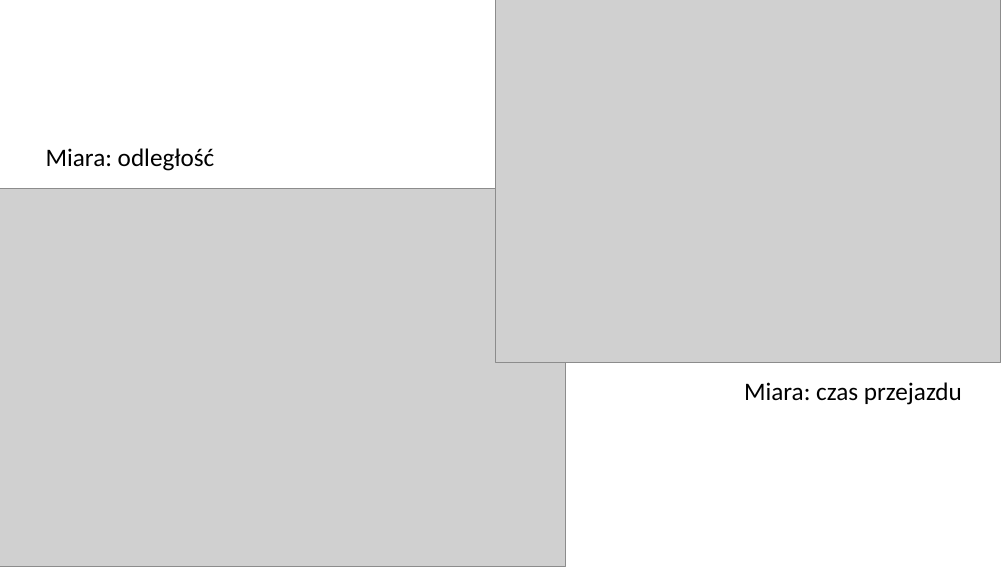
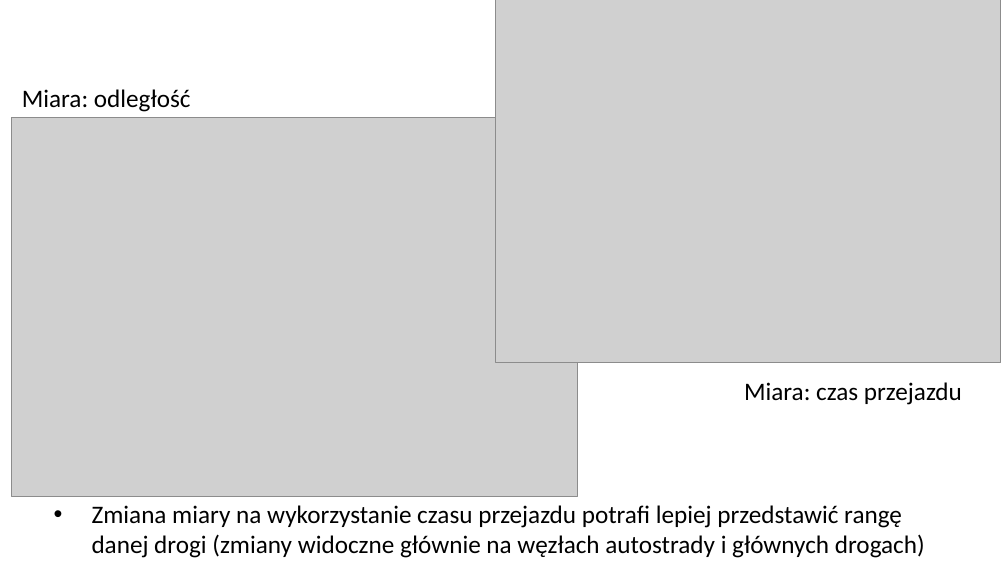
Before and after one commit to Albertll/PathViewer, a slide deck: slide 6 of Prezentacja.pptx (slide 7 before the commit). Drawn at 1008x567 pixels with LibreOffice and Linux fonts; fonts in the diff are those of the drawing; grey boxes stand for pictures. Boxes give left, top, right and bottom in pixels: in the first picture for what was removed or moved away, otherwise in the second. Text is boxed around its words. In the diff, an @@ line names an element or a change of style, - is before the commit and + after.

Commit message:
Added text to presentation

```diff
--- a/Prezentacja.pptx
+++ b/Prezentacja.pptx
@@ text "Miara: odległość": place and size @@
-text "Miara: odległość" at (46, 148, 215, 171)
+text "Miara: odległość" at (22, 89, 191, 112)
@@ picture: place and size @@
-picture at (0, 188, 565, 567)
+picture at (12, 118, 578, 497)
@@ text added at (92, 505, 925, 558), 18 pt, text #000000 @@
+• Zmiana miary na wykorzystanie czasu przejazdu potrafi lepiej przedstawić rangę danej drogi (zmiany widoczne głównie na węzłach autostrady i głównych drogach)
```
Also in this commit, not shown: 2 other slides changed, 11 slides added, 12 slides removed.
